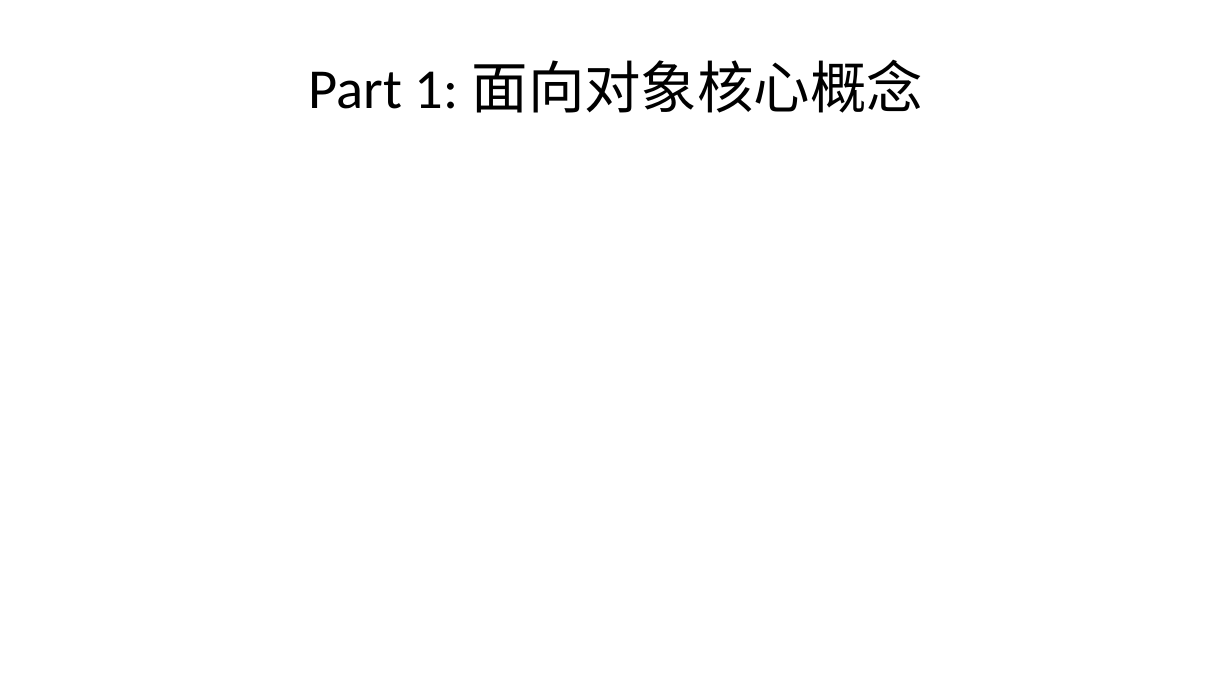
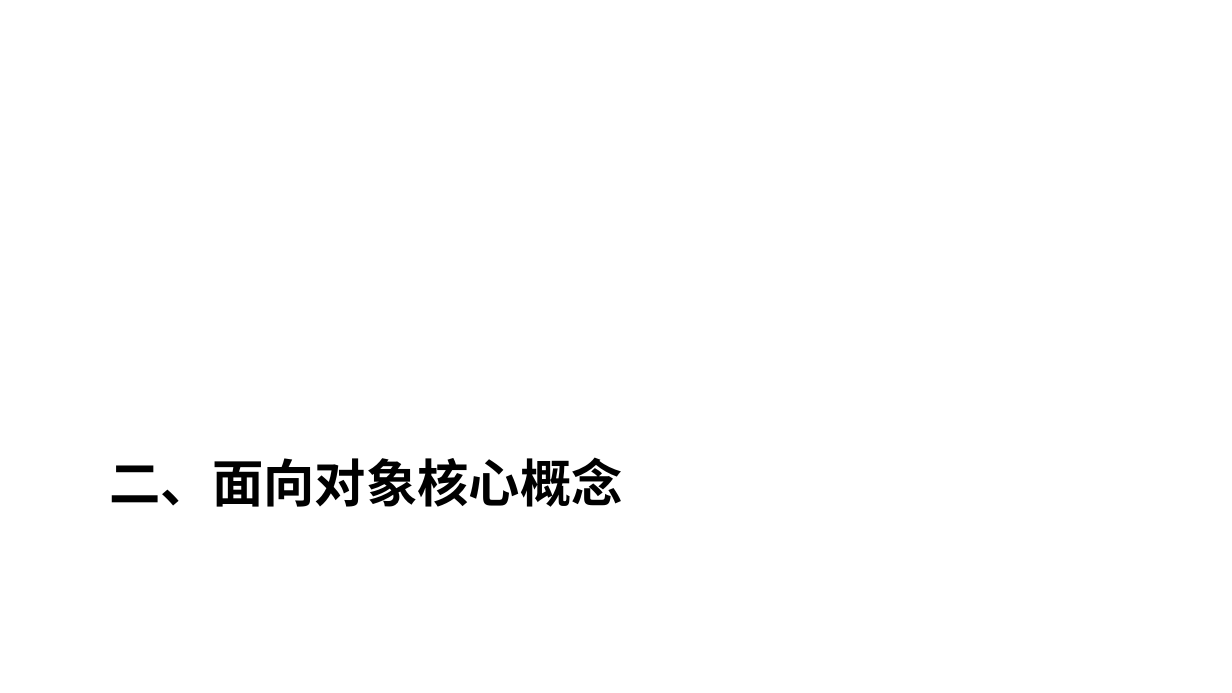
Before and after one commit to yinglichina8848/sqlrustgo-public, a slide deck: slide 12 of docs/教学计划/PPT/第3讲-面向对象分析设计与实现.pptx (slide 4 before the commit). Drawn at 1232x693 pixels with LibreOffice and Linux fonts; fonts in the diff are those of the drawing. Boxes give left, top, right and bottom in pixels: in the first picture for what was removed or moved away, otherwise in the second. Text is boxed around its words. In the diff, an @@ line names an element or a change of style, - is before the commit and + after.

Commit message:
docs: 重新组织第3讲PPT结构 - OOA用用例图→概念类图

```diff
--- a/docs/教学计划/PPT/第3讲-面向对象分析设计与实现.pptx
+++ b/docs/教学计划/PPT/第3讲-面向对象分析设计与实现.pptx
@@ title "二、面向对象核心概念" at [110, 457, 623, 507]: vertical alignment middle to top @@
@@ title at [110, 457, 623, 507]: text changed; size 33 to 30 pt; bold on @@
-Part 1: 面向对象核心概念
+二、面向对象核心概念
```
Also in this commit, not shown: 17 other slides changed, 34 slides added, 13 slides removed.
